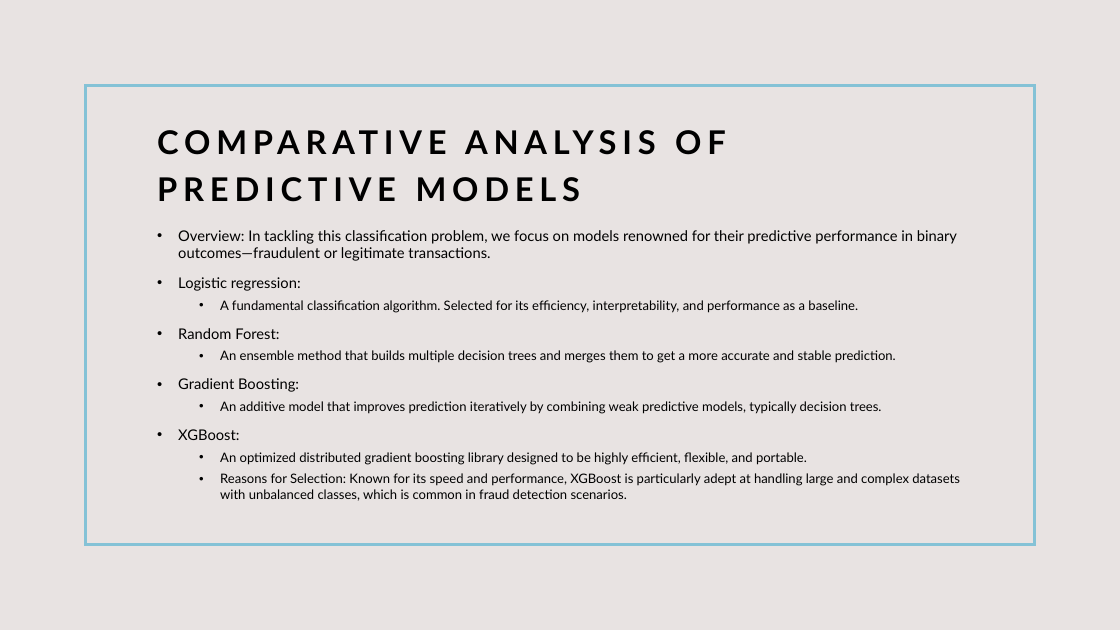
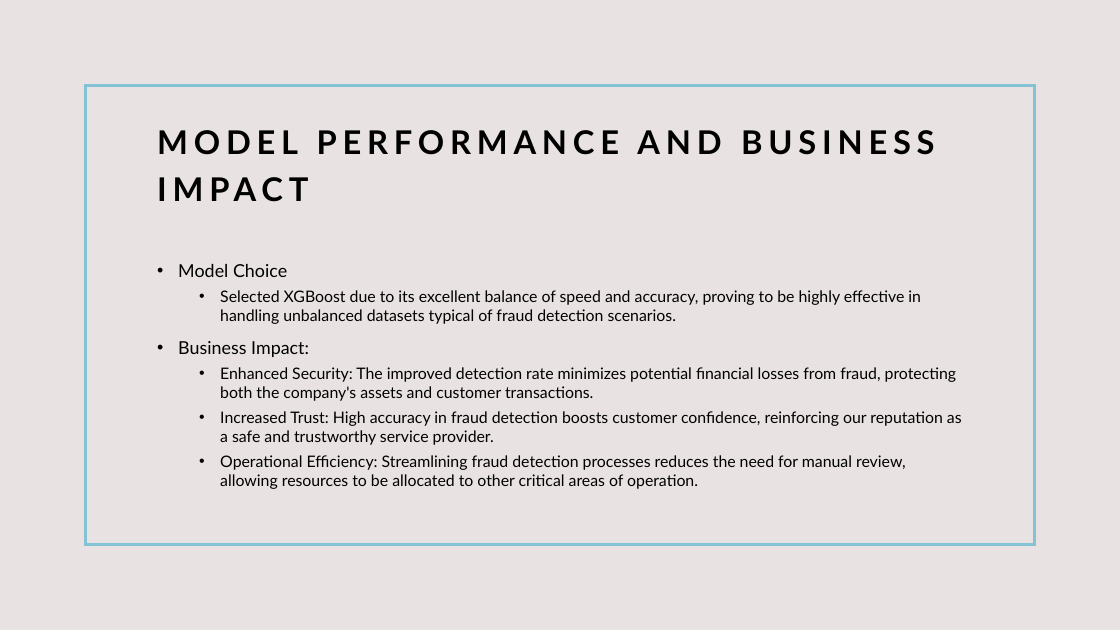
Before and after one commit to AfnanAbdullahi/Capstone_2_Fraud_Detection, a slide deck: slide 9 of Capstone_2_SlideDeck.pptx (slide 17 before the commit). Drawn at 1120x630 pixels with LibreOffice and Linux fonts; fonts in the diff are those of the drawing. Boxes give left, top, right and bottom in pixels: in the first picture for what was removed or moved away, otherwise in the second. Text is boxed around its words. In the diff, an @@ line names an element or a change of style, - is before the commit and + after.

```diff
--- a/Capstone_2_SlideDeck.pptx
+++ b/Capstone_2_SlideDeck.pptx
@@ title at (157,130,934,357): text changed @@
-COMPARATIVE ANALYSIS OF PREDICTIVE MODELS
+MODEL PERFORMANCE AND BUSINESS IMPACT
@@ text at (178,264,962,489): text changed; size 11.2 to 13.6 pt @@
-• Overview: In tackling this classification problem, we focus on models renowned for their predictive performance in binary outcomes—fraudulent or legitimate transactions.
-• Logistic regression:
-  • A fundamental classification algorithm. Selected for its efficiency, interpretability, and performance as a baseline.
-• Random Forest:
-  • An ensemble method that builds multiple decision trees and merges them to get a more accurate and stable prediction.
-• Gradient Boosting:
-  • An additive model that improves prediction iteratively by combining weak predictive models, typically decision trees.
-• XGBoost:
-  • An optimized distributed gradient boosting library designed to be highly efficient, flexible, and portable.
-  • Reasons for Selection: Known for its speed and performance, XGBoost is particularly adept at handling large and complex datasets with unbalanced classes, which is common in fraud detection scenarios.
+• Model Choice
+  • Selected XGBoost due to its excellent balance of speed and accuracy, proving to be highly effective in handling unbalanced datasets typical of fraud detection scenarios.
+• Business Impact:
+  • Enhanced Security: The improved detection rate minimizes potential financial losses from fraud, protecting both the company's assets and customer transactions.
+  • Increased Trust: High accuracy in fraud detection boosts customer confidence, reinforcing our reputation as a safe and trustworthy service provider.
+  • Operational Efficiency: Streamlining fraud detection processes reduces the need for manual review, allowing resources to be allocated to other critical areas of operation.
```
Also in this commit, not shown: 7 other slides changed, 3 slides added, 12 slides removed.
